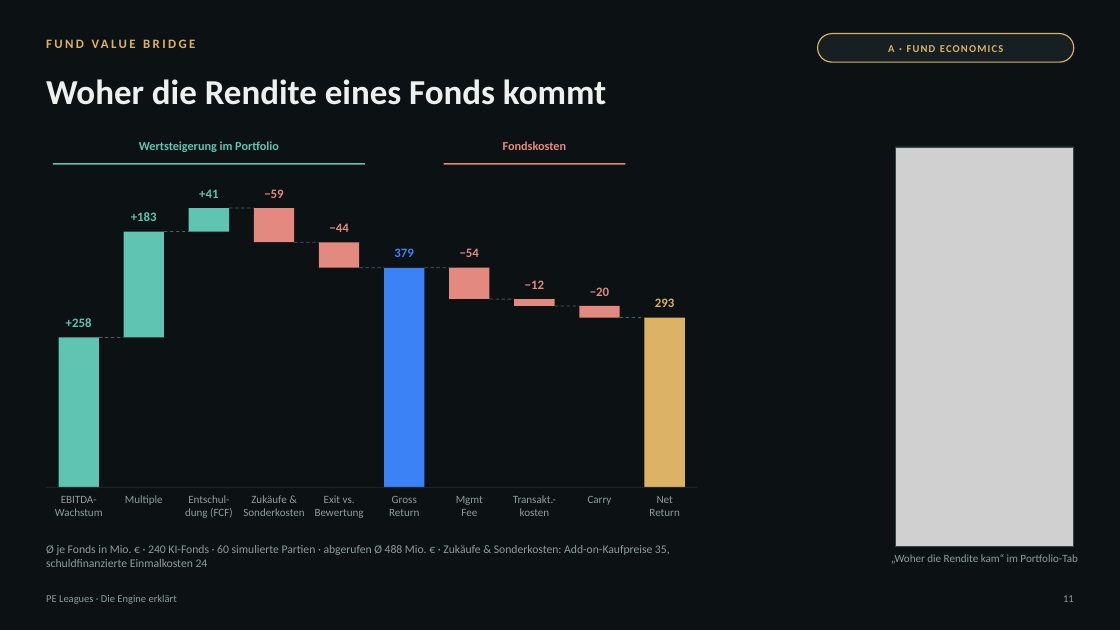
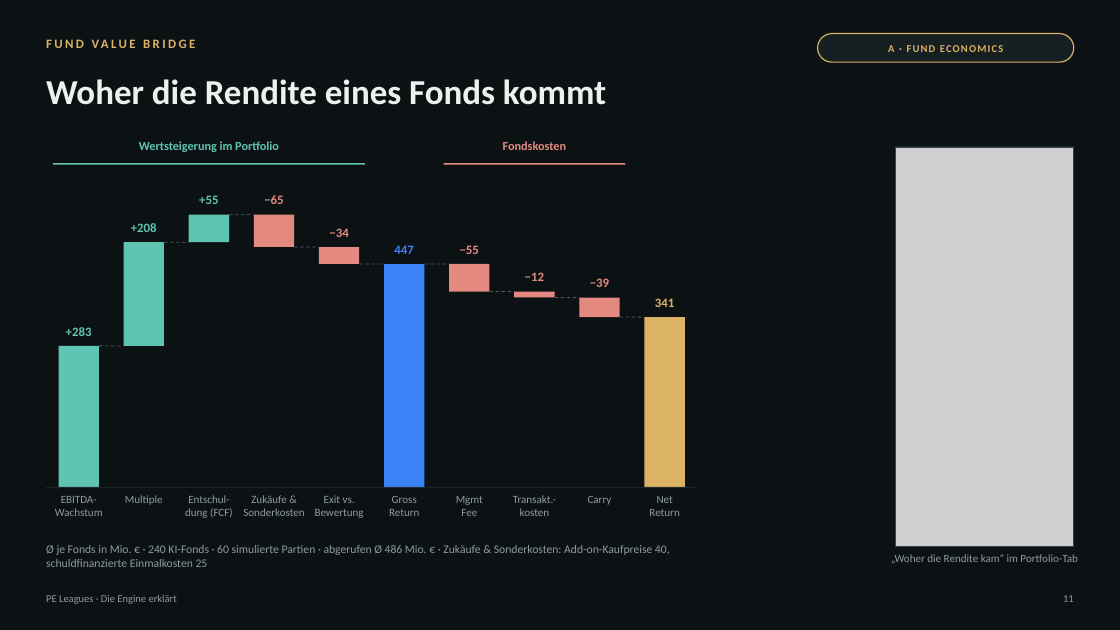
Before and after one commit to thematicum-dev/pe-leagues, a slide deck: slide 11 of docs/lehrmaterial/PE-Leagues_Engine-erklaert.pptx. Drawn at 1120x630 pixels with LibreOffice and Linux fonts; fonts in the diff are those of the drawing; grey boxes stand for pictures. Boxes give left, top, right and bottom in pixels: in the first picture for what was removed or moved away, otherwise in the second. Text is boxed around its words. In the diff, an @@ line names an element or a change of style, - is before the commit and + after.

```diff
--- a/docs/lehrmaterial/PE-Leagues_Engine-erklaert.pptx
+++ b/docs/lehrmaterial/PE-Leagues_Engine-erklaert.pptx
@@ text at (x1=199, y1=195, x2=218, y2=204): text changed @@
-+41
++55
@@ text at (x1=264, y1=195, x2=283, y2=204): text changed @@
-−59
+−65
@@ text at (x1=131, y1=223, x2=157, y2=232): text changed @@
-+183
++208
@@ rectangle resized from (x1=189, y1=208, x2=229, y2=232) to (x1=189, y1=215, x2=229, y2=243) @@
@@ 2 lines, 1 rectangle moved together from (x1=229, y1=208, x2=319, y2=243) to (x1=229, y1=215, x2=319, y2=247) @@
@@ text at (x1=329, y1=228, x2=348, y2=237): text changed @@
-−44
+−34
@@ 2 lines, 1 rectangle moved together from (x1=99, y1=232, x2=189, y2=338) to (x1=99, y1=242, x2=189, y2=346) @@
@@ rectangle resized from (x1=319, y1=242, x2=360, y2=267) to (x1=319, y1=247, x2=360, y2=264) @@
@@ rectangle resized from (x1=384, y1=268, x2=424, y2=487) to (x1=384, y1=264, x2=424, y2=487) @@
@@ text at (x1=394, y1=245, x2=414, y2=254): text changed @@
-379
+447
@@ 3 lines, 2 rectangles, 1 text moved together from (x1=360, y1=268, x2=555, y2=306) to (x1=360, y1=264, x2=555, y2=297) @@
@@ text at (x1=460, y1=245, x2=479, y2=254): text changed @@
-−54
+−55
@@ line moved from (555, 306) - (580, 306) to (555, 297) - (580, 297) @@
@@ rectangle resized from (x1=580, y1=306, x2=620, y2=318) to (x1=580, y1=297, x2=620, y2=317) @@
@@ text at (x1=590, y1=278, x2=609, y2=287): text changed @@
-−20
+−39
@@ text at (x1=655, y1=298, x2=675, y2=307): text changed @@
-293
+341
@@ text at (x1=66, y1=327, x2=92, y2=336): text changed @@
-+258
++283
@@ rectangle resized from (x1=59, y1=338, x2=99, y2=487) to (x1=59, y1=346, x2=99, y2=487) @@
@@ text at (x1=46, y1=545, x2=670, y2=567): text changed @@
-Ø je Fonds in Mio. € · 240 KI-Fonds · 60 simulierte Partien · abgerufen Ø 488 Mio. € · Zukäufe & Sonderkosten: Add-on-Kaufpreise 35, schuldfinanzierte Einmalkosten 24
+Ø je Fonds in Mio. € · 240 KI-Fonds · 60 simulierte Partien · abgerufen Ø 486 Mio. € · Zukäufe & Sonderkosten: Add-on-Kaufpreise 40, schuldfinanzierte Einmalkosten 25
```
Also in this commit, not shown: 34 other slides changed, 2 slides added, 1 slide removed, 2 other files.
